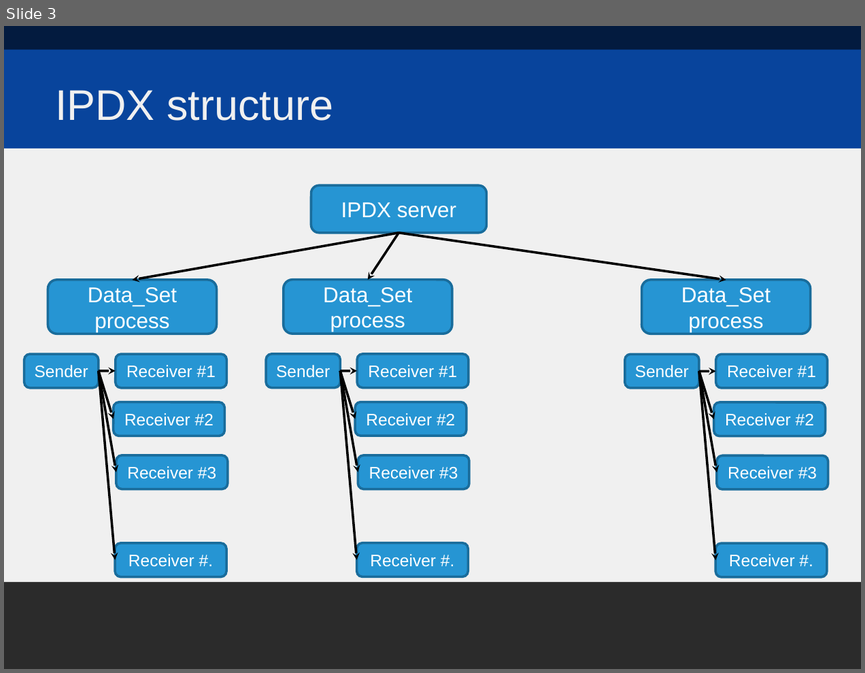
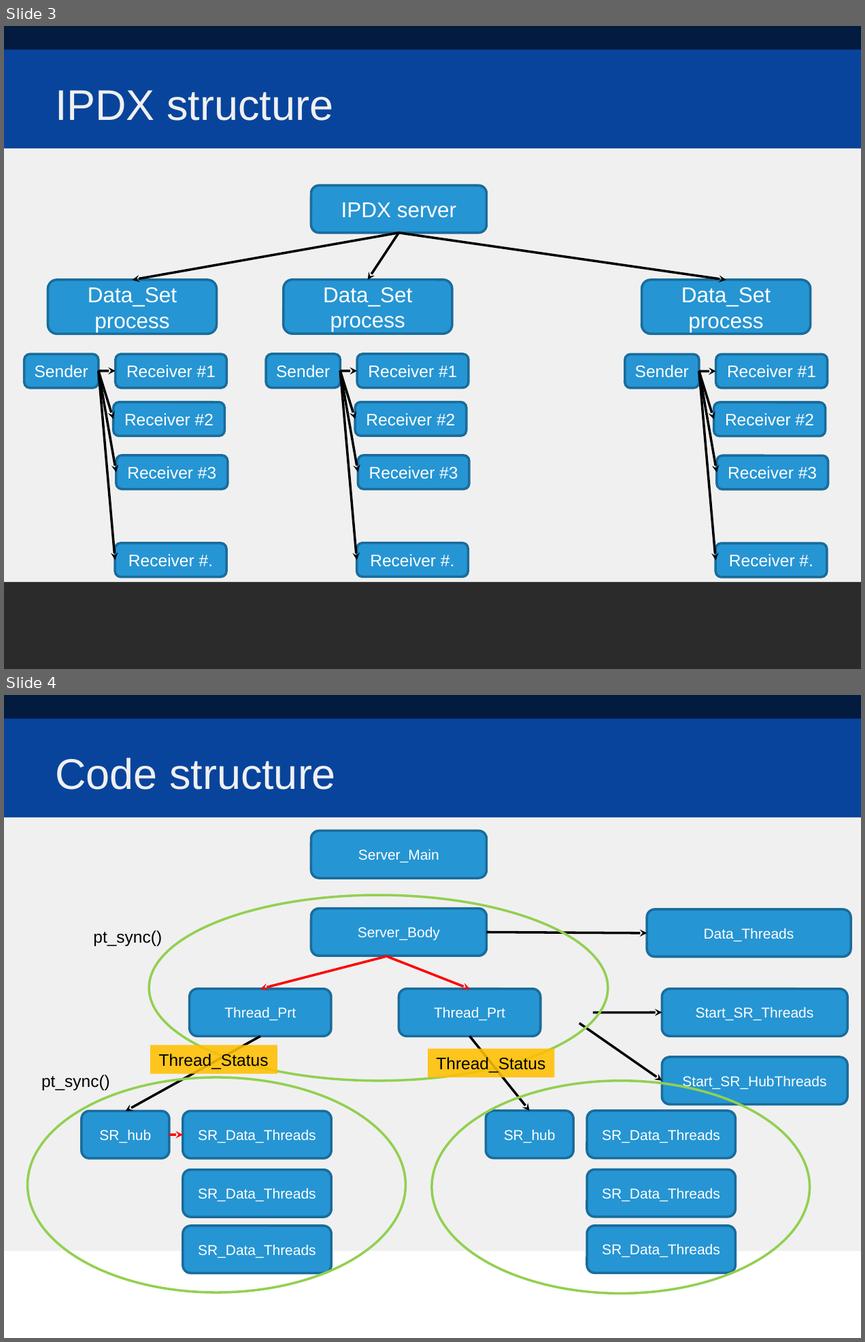
Before and after one commit to libm3l/ipdex, a slide deck: Source/IPDX.ppt. Shown one above the other, each under a label of ours: slide 3 before the commit, slides 3 and 4 after it. The pictures are 865x673 and 865x1342 pixels, drawn with LibreOffice and Linux fonts; fonts in the diff are those of the drawing; background and template pictures are left out; a plain dark background stands for a picture behind light text. Boxes give left, top, right and bottom in pixels: in the first picture for what was removed or moved away, otherwise in the second. Text is boxed around its words. In the diff, an @@ line names an element or a change of style, - is before the commit and + after.

```diff
--- a/Source/IPDX.ppt
+++ b/Source/IPDX.ppt
@@ slide 4 added at (x1=4, y1=695, x2=861, y2=1338), background picture (left out); not listed: 3 template elements that a slide beside it also shows @@
@@ title added at (x1=55, y1=758, x2=336, y2=790), 36 pt, text #F0F0F0 @@
+Code structure
@@ rounded rectangle added at (x1=311, y1=830, x2=486, y2=877), fill #2695D3, outline #196C9B 2.01 pt, 12 pt, text #FFFFFF @@
+Server_Main
@@ ellipse added at (x1=149, y1=895, x2=607, y2=1080), outline #92D050 2.01 pt @@
@@ rounded rectangle added at (x1=311, y1=909, x2=486, y2=955), fill #2695D3, outline #196C9B 2.01 pt, 12 pt, text #FFFFFF @@
+Server_Body
@@ rounded rectangle added at (x1=647, y1=909, x2=851, y2=956), fill #2695D3, outline #196C9B 2.01 pt, 12 pt, text #FFFFFF @@
+Data_Threads
@@ text added at (x1=93, y1=930, x2=162, y2=946), 14 pt, text #000000 @@
+pt_sync()
@@ arrow added from (486, 932) to (647, 933), #000000 2.01 pt @@
@@ arrow added from (385, 956) to (260, 989), #FF0000 2.01 pt @@
@@ arrow added from (385, 955) to (469, 989), #FF0000 2.01 pt @@
@@ rounded rectangle added at (x1=189, y1=989, x2=330, y2=1036), fill #2695D3, outline #196C9B 2.01 pt, 12 pt, text #FFFFFF @@
+Thread_Prt
@@ rounded rectangle added at (x1=399, y1=989, x2=541, y2=1036), fill #2695D3, outline #196C9B 2.01 pt, 12 pt, text #FFFFFF @@
+Thread_Prt
@@ rounded rectangle added at (x1=662, y1=989, x2=847, y2=1036), fill #2695D3, outline #196C9B 2.01 pt, 12 pt, text #FFFFFF @@
+Start_SR_Threads
@@ arrow added from (593, 1012) to (662, 1012), #000000 2.01 pt @@
@@ arrow added from (260, 1036) to (126, 1110), #000000 2.01 pt @@
@@ arrow added from (469, 1036) to (529, 1110), #000000 2.01 pt @@
@@ arrow added from (579, 1023) to (662, 1081), #000000 2.01 pt @@
@@ rectangle added at (x1=150, y1=1045, x2=277, y2=1074), fill #FFC000 at 88% opacity, 14 pt, text #000000 @@
+Thread_Status
@@ rectangle added at (x1=427, y1=1048, x2=554, y2=1077), fill #FFC000 at 88% opacity, 14 pt, text #000000 @@
+Thread_Status
@@ rounded rectangle added at (x1=662, y1=1057, x2=847, y2=1104), fill #2695D3, outline #196C9B 2.01 pt, 12 pt, text #FFFFFF @@
+Start_SR_HubThreads
@@ ellipse added at (x1=27, y1=1077, x2=405, y2=1292), outline #92D050 2.01 pt @@
@@ text added at (x1=41, y1=1074, x2=110, y2=1090), 14 pt, text #000000 @@
+pt_sync()
@@ ellipse added at (x1=432, y1=1081, x2=809, y2=1293), outline #92D050 2.01 pt @@
@@ rounded rectangle added at (x1=81, y1=1110, x2=169, y2=1157), fill #2695D3, outline #196C9B 2.01 pt, 12 pt, text #FFFFFF @@
+SR_hub
@@ rounded rectangle added at (x1=183, y1=1110, x2=331, y2=1157), fill #2695D3, outline #196C9B 2.01 pt, 12 pt, text #FFFFFF @@
+SR_Data_Threads
@@ rounded rectangle added at (x1=485, y1=1110, x2=573, y2=1157), fill #2695D3, outline #196C9B 2.01 pt, 12 pt, text #FFFFFF @@
+SR_hub
@@ rounded rectangle added at (x1=587, y1=1110, x2=735, y2=1157), fill #2695D3, outline #196C9B 2.01 pt, 12 pt, text #FFFFFF @@
+SR_Data_Threads
@@ arrow added from (169, 1134) to (183, 1134), #FF0000 2.01 pt @@
@@ rounded rectangle added at (x1=183, y1=1170, x2=331, y2=1217), fill #2695D3, outline #196C9B 2.01 pt, 12 pt, text #FFFFFF @@
+SR_Data_Threads
@@ rounded rectangle added at (x1=587, y1=1169, x2=735, y2=1216), fill #2695D3, outline #196C9B 2.01 pt, 12 pt, text #FFFFFF @@
+SR_Data_Threads
@@ rounded rectangle added at (x1=183, y1=1225, x2=331, y2=1272), fill #2695D3, outline #196C9B 2.01 pt, 12 pt, text #FFFFFF @@
+SR_Data_Threads
@@ rounded rectangle added at (x1=587, y1=1225, x2=735, y2=1272), fill #2695D3, outline #196C9B 2.01 pt, 12 pt, text #FFFFFF @@
+SR_Data_Threads
```
Also in this commit, not shown: 1 other slide added.
